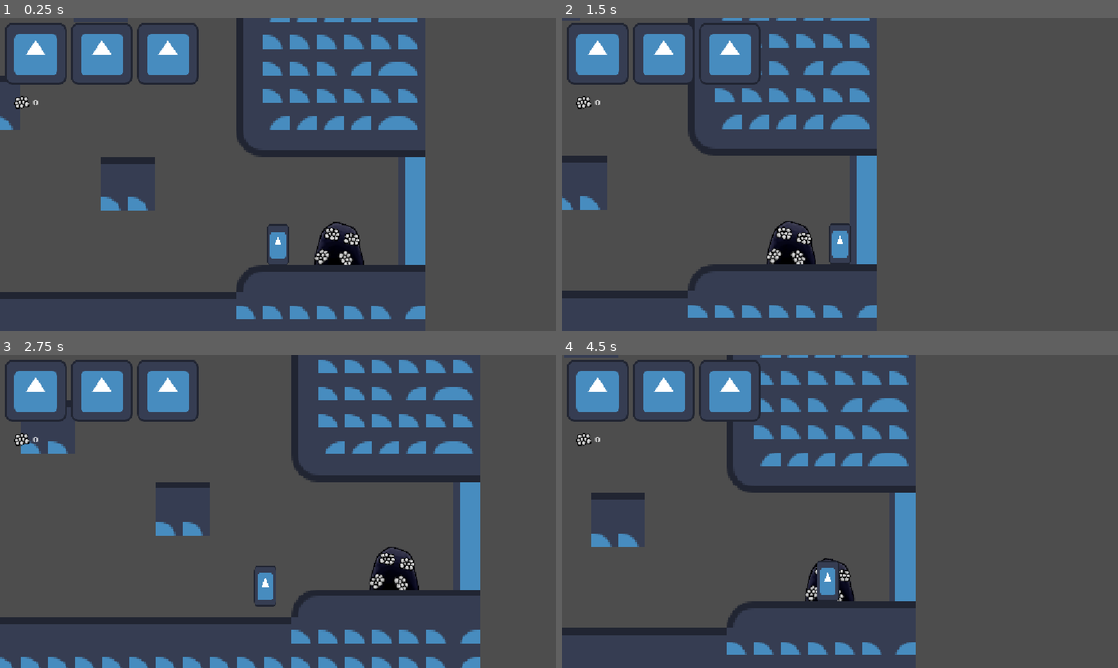
Above: before the commit, frames 1-4 (two rows, left to right).
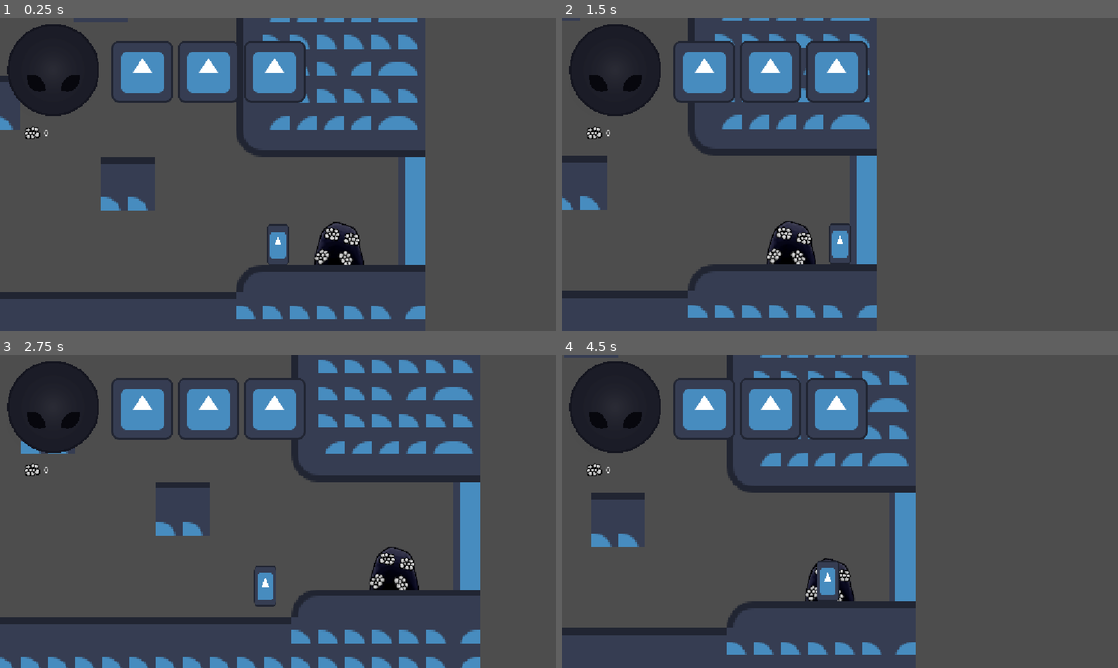
Above: after the commit, the same moments.

Repository: FanaticWorksGames/hollow-knight
Game: Godot game, scene res://assets/Scenes/main.tscn
The game is run twice, just before and just after one commit, with the same random seed, the same clock (stepped at 60 frames per second) and the same inputs. The engine's default icon, where the game draws it, is replaced by a stand-in: a white triangle on a blue panel in a dark square. Sound files missing from this copy of the repository are replaced by a short silence.
Inputs:
- Up to frame 1 (0.25 s): no input
- Up to frame 2 (1.5 s): tap Enter (ui_accept) at 0.5, 0.77 s; hold Right (ui_right) from 0.53 s (still down)
- Up to frame 3 (2.75 s): tap Enter (ui_accept) at 1.52 s; release Right (ui_right) at 2.03 s; hold Left (ui_left) from 2.03 s (still down)
- Up to frame 4 (4.5 s): release Left (ui_left) at 2.78 s; hold Right (ui_right) 2.78-4.28 s; tap Enter (ui_accept) at 3.02, 3.77 s; hold Left (ui_left) from 4.28 s (still down)

The runs differ from the first frame. In frame 1, 9.1% of the frame differs, in the area x 0-55%, y 1-39%; in frame 2, 9.4%; in frame 3, 9.1%; in frame 4, 9.4%.

Commit message:
feat: Add soul mechanic and HUD
Introduce a soul resource for the player and a HUD element to display it. player.gd: add soul state, soul_per_hit (default 3), getSoul() to increment up to a 30 cap and emit soulUpdated signal. player_damage_area.gd: trigger player.getSoul(). Add hud_soul.tscn and hud_soul.gd with a TextureProgressBar that listens to player.soulUpdated. Include Soul.png sprite and import metadata, and register the HUD in main.tscn with layout adjustments for existing HUD elements.

Diff:
--- a/assets/GameObjects/Player/player.gd
+++ b/assets/GameObjects/Player/player.gd
@@ -1,6 +1,8 @@
 class_name Player extends CharacterBody2D
 
 var geo = 0
+var soul = 0
+@export var soul_per_hit = 3
 
 @export var SPEED = 150.0
 @export var JUMP_VELOCITY = -200.0
@@ -9,6 +11,7 @@
 
 @onready var health_controller: HealthController = $HealthController
 signal geoCollected(totalGeo: int)
+signal soulUpdated(soulAmount: int)
 
 const ATTACK_LEFT = preload("uid://vc68yhltylc4")
 const ATTACK_RIGHT = preload("uid://bfp3eugthmg5o")
@@ -86,6 +89,12 @@
 	prints("Player damaged. Life left: ", health_controller.health)
 	knock_back()
 
+func getSoul() -> void:
+	soul += soul_per_hit
+	if soul > 30:
+		soul = 30
+	soulUpdated.emit(soul)
+
 func knock_back():
 	var strength = KNOCKBACK_STRENGTH
 
--- a/assets/GameObjects/Player/player_damage_area.gd
+++ b/assets/GameObjects/Player/player_damage_area.gd
@@ -9,6 +9,7 @@
 		health_controller.receive_damage(4)
 
 	player.knock_back()
+	player.getSoul()
 
 	set_collision_layer_value(3, false) # Enemy
 	set_collision_layer_value(5, false) # Wall
--- /dev/null
+++ b/assets/Scenes/hud_soul.tscn
@@ -0,0 +1,36 @@
+[gd_scene format=3 uid="uid://3hbw7m6rsvsm"]
+
+[ext_resource type="Script" uid="uid://jj1eokhmm3pm" path="res://hud_soul.gd" id="1_xi786"]
+[ext_resource type="Texture2D" uid="uid://cfn1aotw4xfvj" path="res://assets/Sprites/Soul.png" id="2_q0te2"]
+
+[sub_resource type="AtlasTexture" id="AtlasTexture_n2opr"]
+atlas = ExtResource("2_q0te2")
+region = Rect2(54, 55, 191, 191)
+
+[sub_resource type="AtlasTexture" id="AtlasTexture_exo8g"]
+atlas = ExtResource("2_q0te2")
+region = Rect2(654, 55, 191, 191)
+
+[sub_resource type="AtlasTexture" id="AtlasTexture_32qju"]
+atlas = ExtResource("2_q0te2")
+region = Rect2(354, 55, 191, 191)
+
+[node name="Control" type="Control" unique_id=754688365]
+layout_mode = 3
+anchors_preset = 15
+anchor_right = 1.0
+anchor_bottom = 1.0
+grow_horizontal = 2
+grow_vertical = 2
+script = ExtResource("1_xi786")
+
+[node name="TextureProgressBar" type="TextureProgressBar" parent="." unique_id=545343479]
+layout_mode = 0
+offset_right = 40.0
+offset_bottom = 40.0
+max_value = 30.0
+step = 0.1
+fill_mode = 3
+texture_under = SubResource("AtlasTexture_n2opr")
+texture_over = SubResource("AtlasTexture_exo8g")
+texture_progress = SubResource("AtlasTexture_32qju")
--- a/assets/Scenes/main.tscn
+++ b/assets/Scenes/main.tscn
@@ -4,6 +4,7 @@
 [ext_resource type="PackedScene" uid="uid://c2sftl8iti3md" path="res://assets/Scenes/hud_lifes.tscn" id="1_naort"]
 [ext_resource type="PackedScene" uid="uid://cp48borfhvmr0" path="res://assets/Scenes/hud_geo.tscn" id="2_0ub6i"]
 [ext_resource type="PackedScene" uid="uid://yohsy0mu32xx" path="res://assets/GameObjects/Player/player.tscn" id="2_d7j2g"]
+[ext_resource type="PackedScene" uid="uid://3hbw7m6rsvsm" path="res://assets/Scenes/hud_soul.tscn" id="3_43idt"]
 [ext_resource type="Texture2D" uid="uid://cbjukl5mee370" path="res://assets/Sprites/icon.svg" id="3_d7j2g"]
 [ext_resource type="PackedScene" uid="uid://bhry3q3l5w57w" path="res://assets/GameObjects/BichoSuelo1/bicho_suelo_1.tscn" id="4_dwccm"]
 [ext_resource type="PackedScene" uid="uid://bougej7v6ydtf" path="res://assets/GameObjects/BichoDelimiter/bicho_delimiter.tscn" id="5_w34p4"]
@@ -229,16 +230,34 @@
 [node name="HUD2" type="CanvasLayer" parent="." unique_id=263832859]
 
 [node name="HudLifes" parent="HUD2" unique_id=55930602 node_paths=PackedStringArray("player") instance=ExtResource("1_naort")]
+anchor_right = 0.0
+anchor_bottom = 0.0
+offset_left = 221.0
+offset_top = 37.0
+offset_right = 221.0
+offset_bottom = 37.0
 player = NodePath("../../Player")
 
 [node name="HUD_Geo" parent="HUD2" unique_id=2075302762 node_paths=PackedStringArray("player") instance=ExtResource("2_0ub6i")]
 anchors_preset = 0
 anchor_right = 0.0
 anchor_bottom = 0.0
-offset_left = 25.0
-offset_top = 155.0
-offset_right = 25.0
-offset_bottom = 155.0
+offset_left = 47.0
+offset_top = 218.0
+offset_right = 47.0
+offset_bottom = 218.0
+grow_horizontal = 1
+grow_vertical = 1
+player = NodePath("../../Player")
+
+[node name="HUD_Soul" parent="HUD2" unique_id=754688365 node_paths=PackedStringArray("player") instance=ExtResource("3_43idt")]
+anchors_preset = 0
+anchor_right = 0.0
+anchor_bottom = 0.0
+offset_left = 15.0
+offset_top = 12.0
+offset_right = 15.0
+offset_bottom = 12.0
 grow_horizontal = 1
 grow_vertical = 1
 player = NodePath("../../Player")
--- /dev/null
+++ b/hud_soul.gd
@@ -0,0 +1,10 @@
+class_name HUD_Soul extends Control
+
+@onready var progress_bar: TextureProgressBar = $TextureProgressBar
+@export var player: Player
+
+func _ready() -> void:
+	player.soulUpdated.connect(setSoul)
+
+func setSoul(soulAmount: int) -> void:
+	progress_bar.value = soulAmount
Binary file added: assets/Sprites/Soul.png
Not shown, added: assets/Sprites/Soul.png.import
Not shown, added: hud_soul.gd.uid
